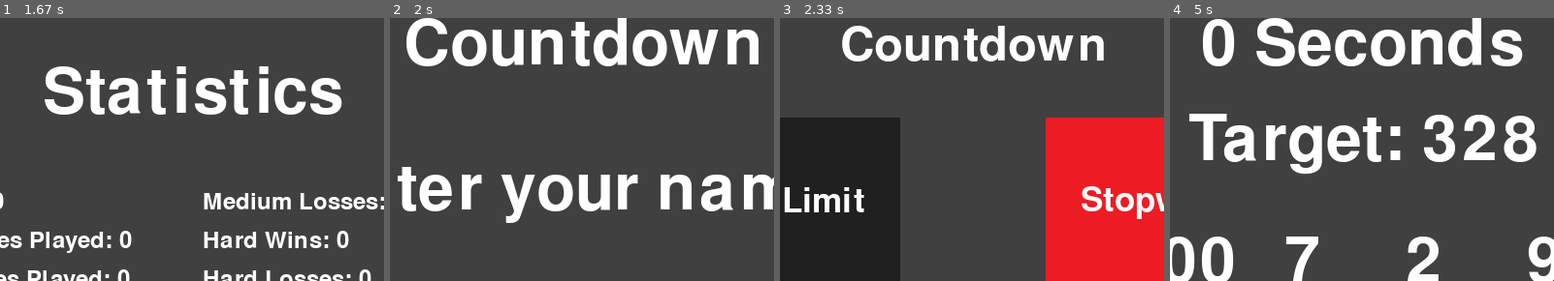
Above: before the commit, frames 1-4 (left to right).
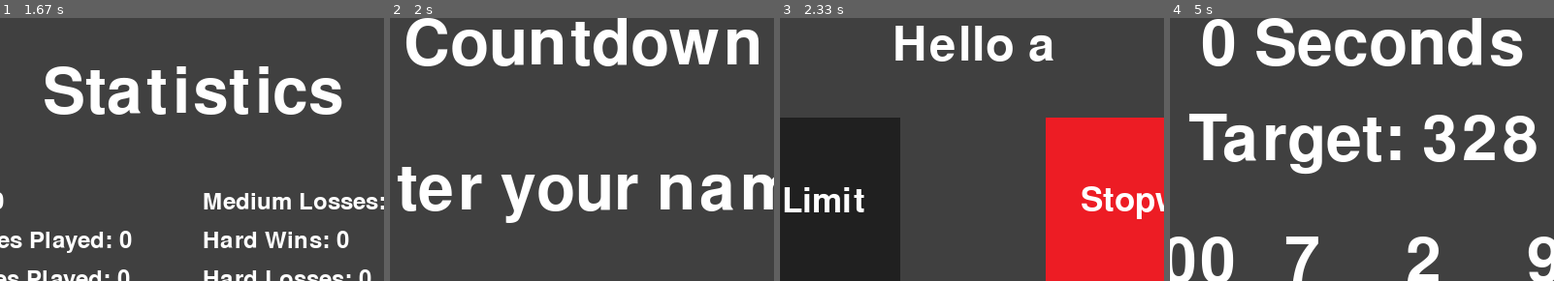
Above: after the commit, the same moments.

Repository: purpleysound/countdown
Game: pygame game, started from main.py
Two runs of this game, one before a commit and one after it. Both use one fixed random seed, a clock stepped at 60 frames per second and the inputs below.
Inputs (mouse positions are % of the whole screen's width and height, from its top left):
- Up to frame 1 (1.67 s): type "ann" at 0.33 s; tap Enter at 0.67 s; click "Stats" at 0.93 s
- Up to frame 2 (2 s): click "Sign Out" at 1.82 s
- Up to frame 3 (2.33 s): type "a" at 2.1 s; tap Enter at 2.23 s
- Up to frame 4 (5 s): tap Enter at 2.65 s; move the mouse to (81, 52) at 4.63 s; click (81, 52) at 4.68 s
The pictures show only the part of the screen within x 25-75%, y 3-53%; the shares and areas given below are measured in that part.

Frames 1-2 are identical in both runs. In frame 3, 4.7% of the frame differs, in the area x 16-85%, y 2-17%; in frame 4, nothing differs.

Commit message:
main menu makes it obvious what current username is

Diff:
--- a/main_menu.py
+++ b/main_menu.py
@@ -35,7 +35,7 @@
     def __init__(self, returned_values):
         super().__init__(returned_values)
         self._username = returned_values["username"]
-        self._title = _DEFAULT_FONT.render("Countdown", True, _DEFAULT_TEXT_COLOR)
+        self._title = _DEFAULT_FONT.render(f"Hello {self._username}", True, _DEFAULT_TEXT_COLOR)
         self._title_rect = self._title.get_rect(center=(400, 50))
 
         self._time_limit_button = pygame_utils.Button(
